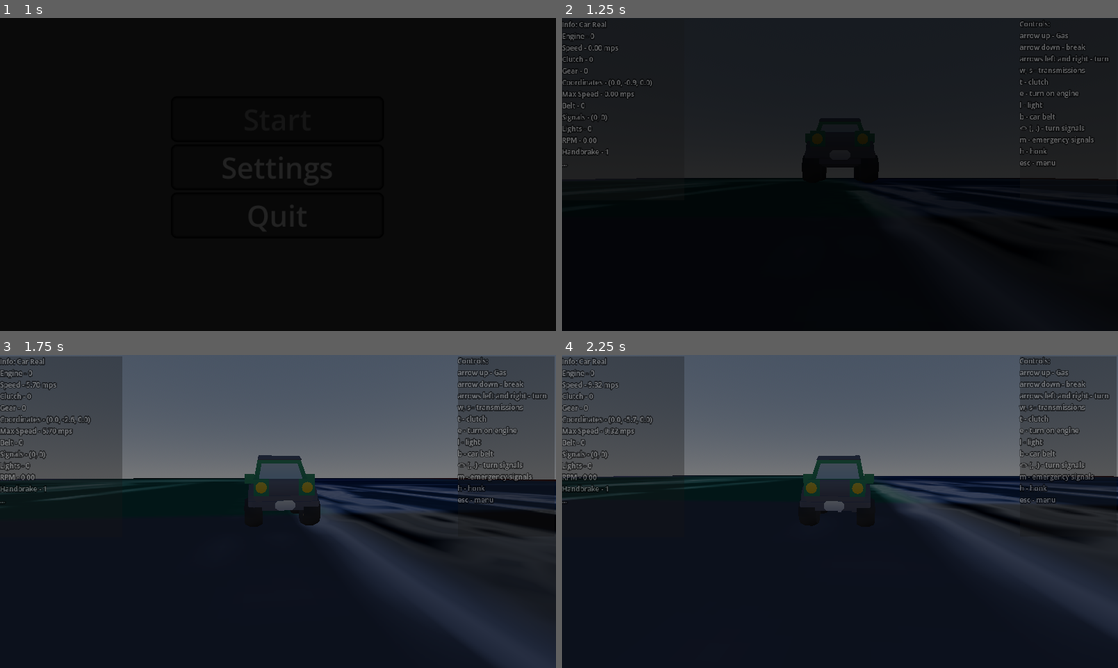
Above: before the commit, frames 1-4 (two rows, left to right).
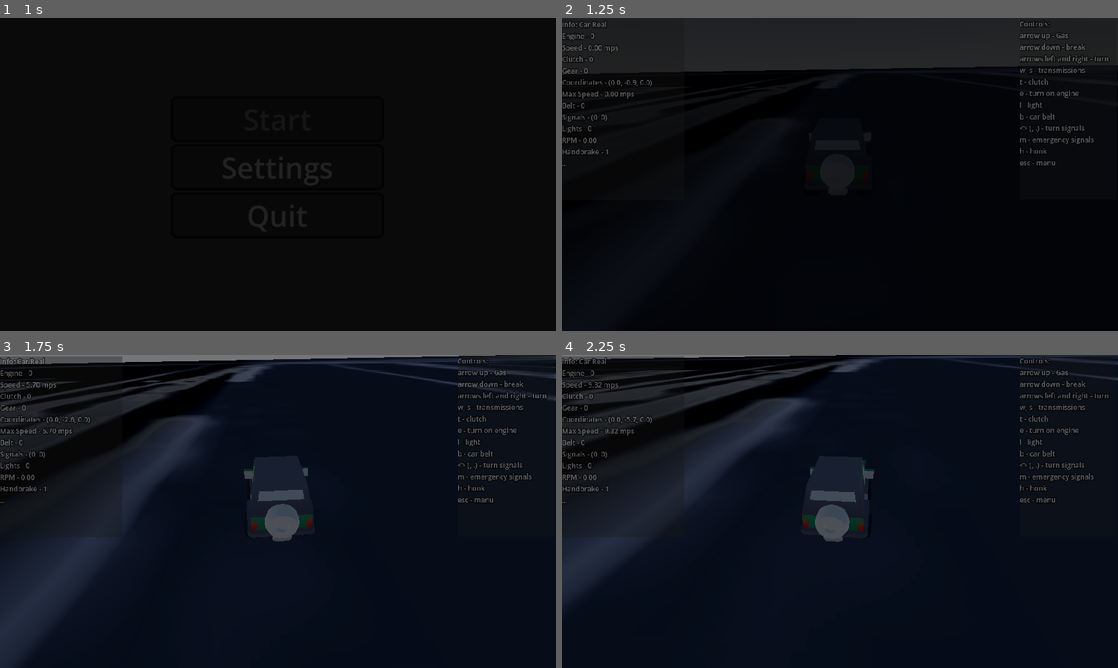
Above: after the commit, the same moments.

Repository: artemagant/JameGam
Game: Godot game, scene res://Scenes/Main/main.tscn
Same seed, same stepped clock (60 frames per second), same inputs: the game is played once before the commit and once after it. The engine's default icon, where the game draws it, is replaced by a stand-in: a white triangle on a blue panel in a dark square.
Inputs (mouse positions are in pixels of both pictures, inside the frame that each line leads up to):
- Up to frame 1 (1 s): click "Start" at 0.5 s
- Up to frame 2 (1.25 s): no input
- Up to frame 3 (1.75 s): move the mouse to (305, 511) at 1.27 s; hold Up (up) from 1.28 s (still down); hold W (add_gear) from 1.28 s (still down)
- Up to frame 4 (2.25 s): keep holding Up (up); move the mouse to (812, 511) at 2.02 s; release W (add_gear) at 2.03 s; tap B (belt) at 2.1 s

Frame 1 is identical in both runs. In frame 2, 17% of the frame differs, in the area x 0-100%, y 15-57%; in frame 3, 53%, in the area x 0-100%, y 0-100%; in frame 4, 49%.

Commit message:
Add visual of turn signals and auto camera

Diff:
--- a/jame-gam/Scenes/Car/cam_arm.gd
+++ b/jame-gam/Scenes/Car/cam_arm.gd
@@ -1,8 +1,11 @@
 extends SpringArm3D
 
+@export var car_node: Node3D        # Перетащи узел машины сюда в инспекторе
 @export var MouseSensitivity = 0.1
+@export var IdleTime = 3.0         # Через сколько секунд возвращать камеру
+@export var ReturnSpeed = 3.0      # Скорость "доводки" камеры
 
-@onready var main: = get_parent().get_parent()
+var idle_timer = 0.0
 
 func _ready() -> void:
 	Input.mouse_mode = Input.MOUSE_MODE_CAPTURED
@@ -10,8 +13,29 @@
 
 func _input(event: InputEvent) -> void:
 	if event is InputEventMouseMotion:
+		idle_timer = 0.0 # Сброс таймера при движении мыши
+
 		rotation_degrees.x -= event.relative.y * MouseSensitivity
 		rotation_degrees.x = clamp(rotation_degrees.x, -90.0, -10.0)
 
 		rotation_degrees.y -= event.relative.x * MouseSensitivity
 		rotation_degrees.y = wrapf(rotation_degrees.y, 0.0, 360.0)
+
+func _process(delta: float) -> void:
+	# 1. Всегда следуем за позицией машины (так как set_as_top_level = true)
+	if car_node:
+		global_position = car_node.global_position
+
+		idle_timer += delta
+
+		# 2. Если камеру не трогают, плавно подворачиваем её за машиной
+		if idle_timer >= IdleTime:
+			# Целевой угол Y — это текущий поворот машины
+			var target_rad_y = car_node.global_transform.basis.get_euler().y - PI if car_node.game.gear != 0 else car_node.global_transform.basis.get_euler().y
+			var current_rad_y = deg_to_rad(rotation_degrees.y)
+
+			# Плавно поворачиваем Y к направлению машины
+			rotation_degrees.y = rad_to_deg(lerp_angle(current_rad_y, target_rad_y, ReturnSpeed * delta * 0.20))
+
+			# Плавно возвращаем наклон X к дефолтному (например, -20 градусов)
+			rotation_degrees.x = lerp(rotation_degrees.x, -30.0, ReturnSpeed * delta)
--- a/jame-gam/Scenes/Car/car.gd
+++ b/jame-gam/Scenes/Car/car.gd
@@ -26,6 +26,10 @@
 @onready var game: Node3D = $".."
 @onready var lights_1: Node3D = $body/Lights_1
 @onready var lights_2: Node3D = $body/Lights_2
+@onready var signal_left: MeshInstance3D = $body/Signal_Left
+@onready var signal_right: MeshInstance3D = $body/Signal_Right
+@onready var signals_timer: Timer = $Signals_Timer
+@onready var animation_player: AnimationPlayer = $AnimationPlayer
 
 # Brake
 var breake: = false
@@ -38,6 +42,23 @@
 var minus_rpm: float
 # Minus everything if clutch is holding
 var clutch_mult: = 1.0
+func _process(_delta: float) -> void:
+	if game.turn_signals == Vector2(0, 0):
+		signal_right.visible = false
+		signal_left.visible = false
+		animation_player.stop()
+	if game.turn_signals == Vector2(1, 0):
+		animation_player.play("left_blink")
+		signal_right.visible = false
+		signal_left.visible = true
+	if game.turn_signals == Vector2(0, 1):
+		animation_player.play("right_blink")
+		signal_right.visible = true
+		signal_left.visible = false
+	if game.turn_signals == Vector2(1, 1):
+		animation_player.play("emerjency_signal")
+		signal_left.visible = true
+		signal_right.visible = true
 
 func _physics_process(delta: float) -> void:
 	# check if clutch
--- a/jame-gam/Scenes/Car/car.tscn
+++ b/jame-gam/Scenes/Car/car.tscn
@@ -46,6 +46,16 @@
 [sub_resource type="StandardMaterial3D" id="StandardMaterial3D_ts3sh"]
 albedo_texture = ExtResource("1_e7e8e")
 
+[sub_resource type="StandardMaterial3D" id="StandardMaterial3D_afscr"]
+albedo_color = Color(1, 0.16862746, 0, 1)
+emission_enabled = true
+emission = Color(1, 0, 0, 1)
+emission_energy_multiplier = 2.0
+
+[sub_resource type="BoxMesh" id="BoxMesh_nkh8f"]
+material = SubResource("StandardMaterial3D_afscr")
+size = Vector3(0.053, 0.4, 0.1)
+
 [sub_resource type="ArrayMesh" id="ArrayMesh_bkddi"]
 _surfaces = [{
 "aabb": AABB(-0.30000007, -0.3, -0.30000022, 0.60000014, 0.6, 0.35000026),
@@ -120,6 +130,88 @@
 [sub_resource type="BoxShape3D" id="BoxShape3D_s58m0"]
 size = Vector3(1, 0.59069824, 1.3835449)
 
+[sub_resource type="Animation" id="Animation_ts3sh"]
+length = 0.001
+tracks/0/type = "value"
+tracks/0/imported = false
+tracks/0/enabled = true
+tracks/0/path = NodePath("body/Signal_Left:mesh:material:emission_energy_multiplier")
+tracks/0/interp = 1
+tracks/0/loop_wrap = true
+tracks/0/keys = {
+"times": PackedFloat32Array(0),
+"transitions": PackedFloat32Array(1),
+"update": 0,
+"values": [2.0]
+}
+tracks/1/type = "value"
+tracks/1/imported = false
+tracks/1/enabled = true
+tracks/1/path = NodePath("body/Signal_Right:mesh:material:emission_energy_multiplier")
+tracks/1/interp = 1
+tracks/1/loop_wrap = true
+tracks/1/keys = {
+"times": PackedFloat32Array(0),
+"transitions": PackedFloat32Array(1),
+"update": 0,
+"values": [2.0]
+}
+
+[sub_resource type="Animation" id="Animation_imavk"]
+resource_name = "emerjency_signal"
+tracks/0/type = "value"
+tracks/0/imported = false
+tracks/0/enabled = true
+tracks/0/path = NodePath("body/Signal_Left:mesh:material:emission_energy_multiplier")
+tracks/0/interp = 1
+tracks/0/loop_wrap = true
+tracks/0/keys = {
+"times": PackedFloat32Array(0, 0.2667, 0.5667),
+"transitions": PackedFloat32Array(1, 2.378413, 1.0352647),
+"update": 0,
+"values": [0.0, 2.0, 0.0]
+}
+
+[sub_resource type="Animation" id="Animation_afscr"]
+resource_name = "left_blink"
+loop_mode = 1
+tracks/0/type = "value"
+tracks/0/imported = false
+tracks/0/enabled = true
+tracks/0/path = NodePath("body/Signal_Left:mesh:material:emission_energy_multiplier")
+tracks/0/interp = 1
+tracks/0/loop_wrap = true
+tracks/0/keys = {
+"times": PackedFloat32Array(0, 0.2667, 0.5667),
+"transitions": PackedFloat32Array(1, 2.3784144, 1),
+"update": 0,
+"values": [0.0, 2.0, 0.0]
+}
+
+[sub_resource type="Animation" id="Animation_nkh8f"]
+resource_name = "right_blink"
+loop_mode = 1
+tracks/0/type = "value"
+tracks/0/imported = false
+tracks/0/enabled = true
+tracks/0/path = NodePath("body/Signal_Right:mesh:material:emission_energy_multiplier")
+tracks/0/interp = 1
+tracks/0/loop_wrap = true
+tracks/0/keys = {
+"times": PackedFloat32Array(0, 0.2667, 0.5667),
+"transitions": PackedFloat32Array(1, 2.3784144, 1.0717733),
+"update": 0,
+"values": [0.0, 2.0, 0.0]
+}
+
+[sub_resource type="AnimationLibrary" id="AnimationLibrary_imavk"]
+_data = {
+&"RESET": SubResource("Animation_ts3sh"),
+&"emerjency_signal": SubResource("Animation_imavk"),
+&"left_blink": SubResource("Animation_afscr"),
+&"right_blink": SubResource("Animation_nkh8f")
+}
+
 [node name="Car" type="VehicleBody3D" unique_id=1676619421]
 mass = 500.0
 center_of_mass_mode = 1
@@ -130,6 +222,14 @@
 transform = Transform3D(1, 0, 0, 0, 1, 0, 0, 0, 1, 0, 0.2, -2.8876456e-15)
 mesh = SubResource("ArrayMesh_y6gko")
 surface_material_override/0 = SubResource("StandardMaterial3D_ts3sh")
+
+[node name="Signal_Left" type="MeshInstance3D" parent="body" unique_id=41518152]
+transform = Transform3D(1.8860936, 0, 0, 0, 0.49265355, 0, 0, 0, 1, 0.499, 0.4, -1.107)
+mesh = SubResource("BoxMesh_nkh8f")
+
+[node name="Signal_Right" type="MeshInstance3D" parent="body" unique_id=1659927788]
+transform = Transform3D(1.8860936, 0, 0, 0, 0.49265355, 0, 0, 0, 1, -0.49967766, 0.40000004, -1.107)
+mesh = SubResource("BoxMesh_nkh8f")
 
 [node name="wheel-back" type="MeshInstance3D" parent="body" unique_id=1325686741]
 transform = Transform3D(1, 0, 0, 0, 1, 0, 0, 0, 1, 0, 0.5, -1.0499997)
@@ -269,9 +369,18 @@
 transform = Transform3D(1, 0, 0, 0, 1, 0, 0, 0, 1, 0, 0.49851823, 0.5653391)
 shape = SubResource("BoxShape3D_s58m0")
 
-[node name="CamArm" type="SpringArm3D" parent="." unique_id=166972503]
+[node name="CamArm" type="SpringArm3D" parent="." unique_id=166972503 node_paths=PackedStringArray("car_node")]
+transform = Transform3D(-0.9994827, -4.5461443e-10, -0.032160845, -0.015320668, 0.8792415, 0.47612998, 0.02827716, 0.4763763, -0.87878686, 0, 4.9037952, -6.688711)
 collision_mask = 0
 spring_length = 5.0
 script = ExtResource("3_ts3sh")
+car_node = NodePath("..")
 
 [node name="Camera3D" type="Camera3D" parent="CamArm" unique_id=1435662683]
+
+[node name="Signals_Timer" type="Timer" parent="." unique_id=31131429]
+wait_time = 0.25
+one_shot = true
+
+[node name="AnimationPlayer" type="AnimationPlayer" parent="." unique_id=1047590110]
+libraries/ = SubResource("AnimationLibrary_imavk")
--- a/jame-gam/Scenes/Game/game.tscn
+++ b/jame-gam/Scenes/Game/game.tscn
@@ -35,6 +35,8 @@
 background_energy_multiplier = 0.7
 sky = SubResource("Sky_vifcx")
 ambient_light_source = 3
+glow_enabled = true
+glow_hdr_threshold = 0.5
 
 [node name="Game" type="Node3D" unique_id=613764105]
 script = ExtResource("1_i1e5p")
Not shown, changed: jame-gam/Sprites/colormap.png.import
Not shown, changed: jame-gam/Sprites/vaz_2107.jpg.import
Not shown, changed: jame-gam/icon.svg.import
